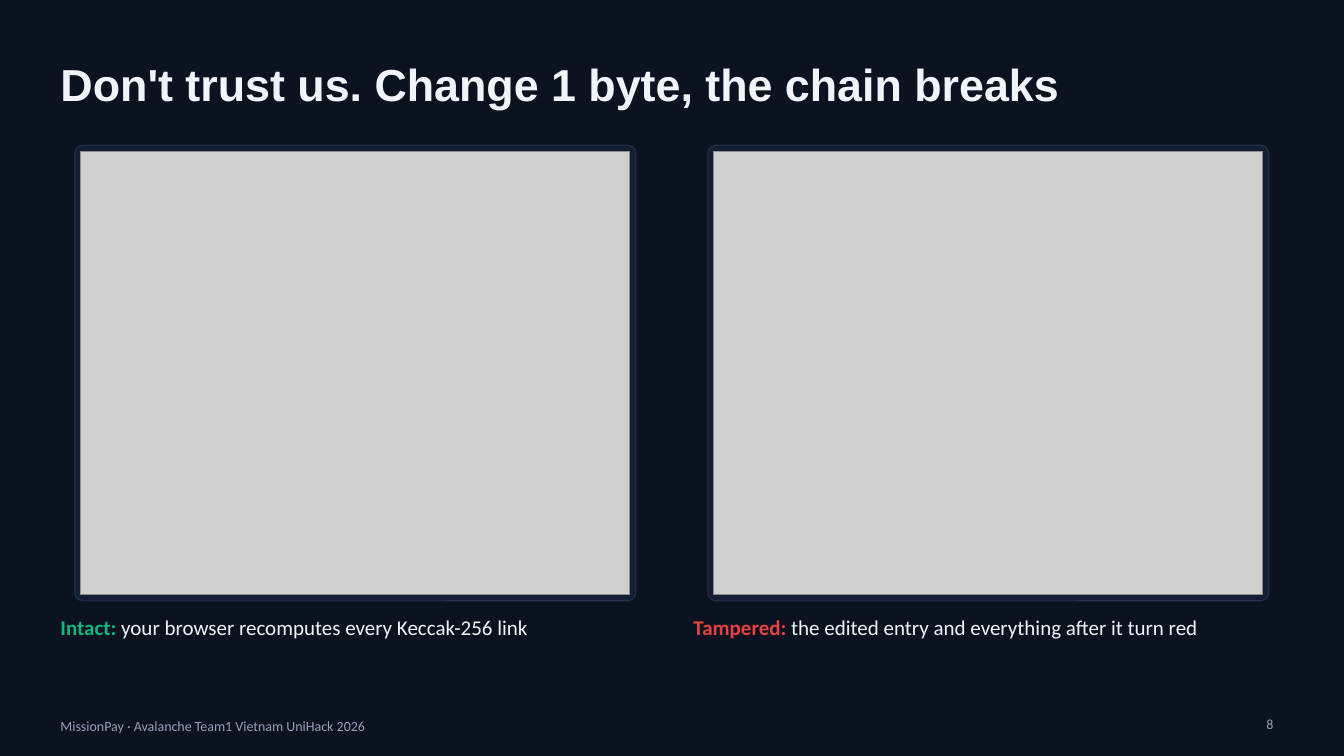
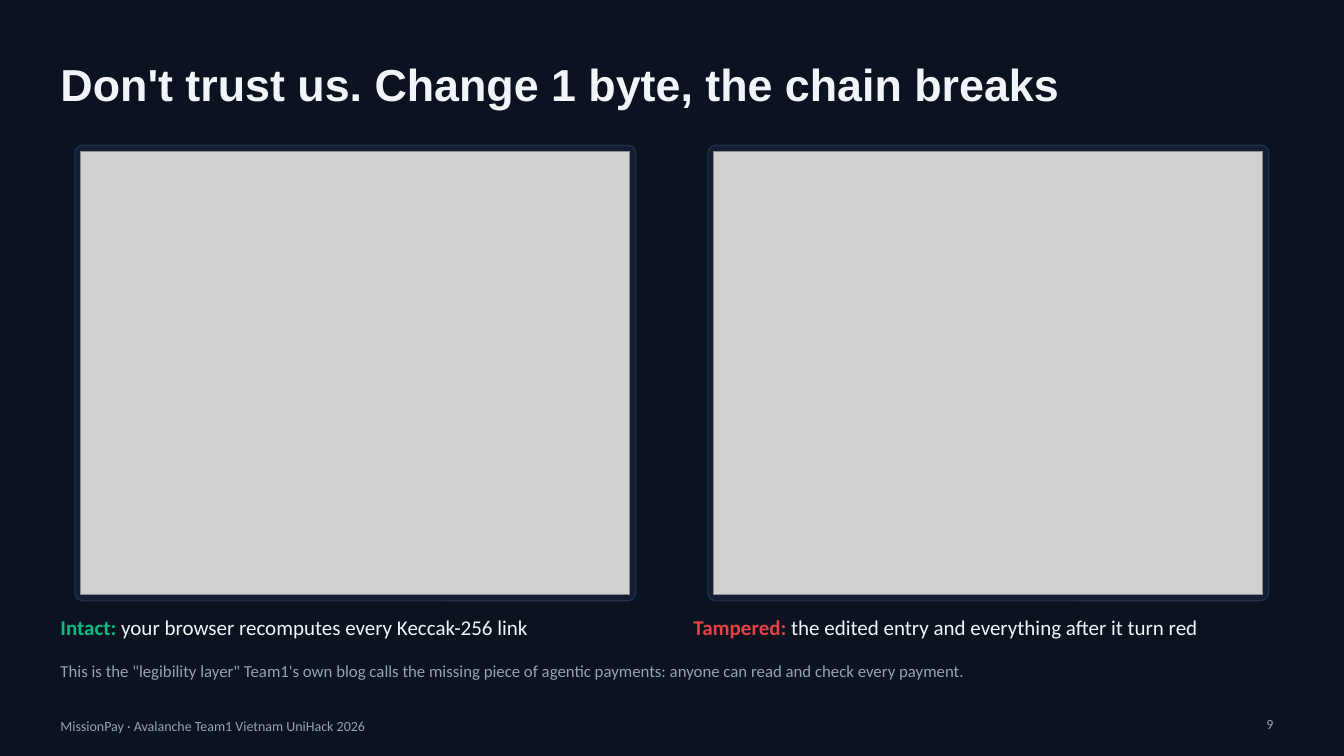
Before and after one commit to lenamkhanhh/UniHack, a slide deck: slide 9 of artifacts/submission-s1/MissionPay-pitch-deck-v2.pptx (slide 8 before the commit). Drawn at 1344x756 pixels with LibreOffice and Linux fonts; fonts in the diff are those of the drawing; grey boxes stand for pictures. Boxes give left, top, right and bottom in pixels: in the first picture for what was removed or moved away, otherwise in the second. Text is boxed around its words. In the diff, an @@ line names an element or a change of style, - is before the commit and + after.

Commit message:
fix(s1): resolve S1-F5..F8 and execute strategic steps 0-5 with clean s1b on-chain receipts and verified anchor

```diff
--- a/artifacts/submission-s1/MissionPay-pitch-deck-v2.pptx
+++ b/artifacts/submission-s1/MissionPay-pitch-deck-v2.pptx
@@ text added at <box>60,665,963,680</box>, 12 pt, text #94A3B8 @@
+This is the "legibility layer" Team1's own blog calls the missing piece of agentic payments: anyone can read and check every payment.
@@ page number at <box>1266,720,1273,729</box>: text changed @@
-8
+9
```
Also in this commit, not shown: 5 other slides changed, 3 slides added, 2 slides removed, 14 other files.
